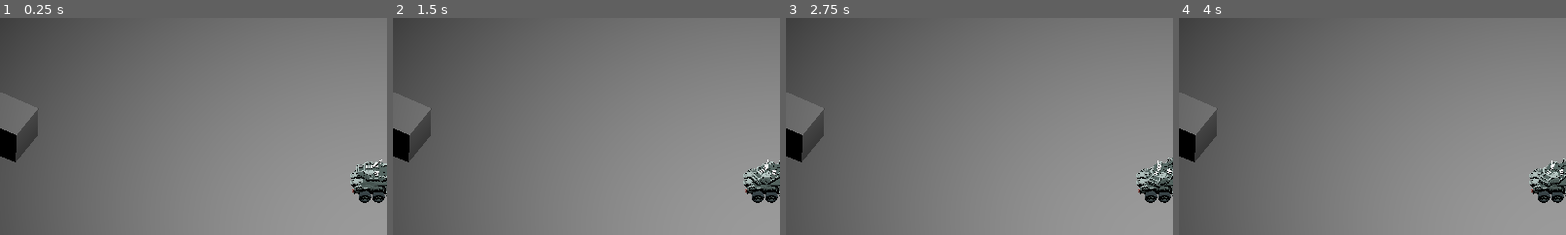
Above: before the commit, frames 1-4 (left to right).
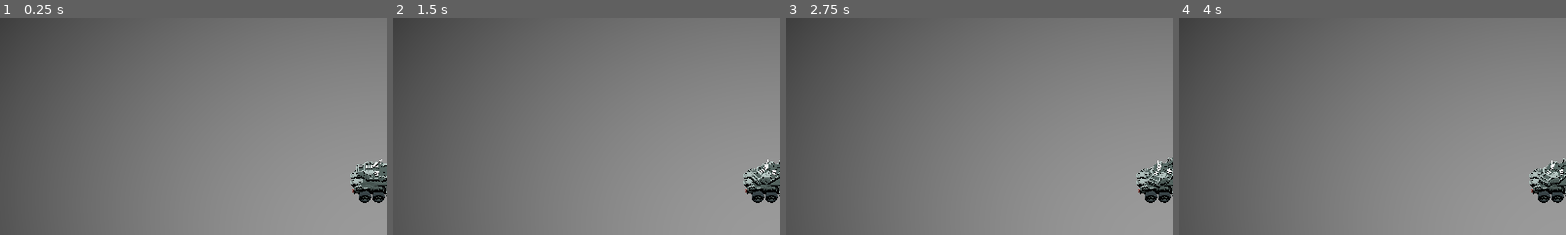
Above: after the commit, the same moments.

Repository: thelazyone/godot_topdown_shooter
Game: Godot game, scene res://world.tscn
Same seed, same stepped clock (60 frames per second), same inputs: the game is played once before the commit and once after it.
Inputs (mouse positions are % of the whole screen's width and height, from its top left):
- Up to frame 1 (0.25 s): no input
- Up to frame 2 (1.5 s): tap Enter at 0.5 s; move the mouse to (72, 45) at 0.52 s; hold D (steer_right) 0.53-1.25 s; click (72, 45) at 0.67 s; tap Space at 1.25 s; drag from (30, 55) to (45, 70) at 1.27 s
- Up to frame 3 (2.75 s): move the mouse to (60, 28) at 2.02 s; hold D (steer_right) from 2.03 s (still down); click (60, 28) at 2.17 s
- Up to frame 4 (4 s): release D (steer_right) at 2.75 s; drag from (45, 70) to (20, 35) at 2.77 s; move the mouse to (80, 65) at 3.52 s; hold A (steer_left) from 3.53 s (still down); click (80, 65) at 3.67 s
The pictures show only the part of the screen within x 0-50%, y 12-62%; the shares and areas given below are measured in that part.

The runs differ from the first frame. In frame 1, 1.2% of the frame differs, in the area x 0-10%, y 34-67%; in frame 2, 1.2%; in frame 3, 1.2%; in frame 4, 1.2%.

Commit message:
Gun component for shooting.

Diff:
--- a/controller/CameraBase.gd
+++ b/controller/CameraBase.gd
@@ -22,7 +22,7 @@
 
 
 # Called every frame. 'delta' is the elapsed time since the previous frame.
-func _process(delta):
+func _process(_delta):
 
 	var camera_obj = get_node("Camera3D")
 	var camera_speed = 2
--- a/controller/UnitsControl.gd
+++ b/controller/UnitsControl.gd
@@ -58,68 +58,69 @@
 
 func _input(event):
 
-	# Drawing area if the mouse is dragging.
-	if event is InputEventMouse:
-
-		# Before calculating the drag, checking if the mouse is down.
-		# This ensures that if the correct state flow is lost the rect is not shown.
-		if event is InputEventMouseMotion:
-			if !Input.is_mouse_button_pressed(MOUSE_BUTTON_LEFT):
-				isDragging = false
-		mousePos = event.position
-		aim_order.emit(mousePos)
-
+	## Drawing area if the mouse is dragging.
+	#if event is InputEventMouse:
+		#
+		## Before calculating the drag, checking if the mouse is down.
+		## This ensures that if the correct state flow is lost the rect is not shown.
+		#if event is InputEventMouseMotion:
+			#if !Input.is_mouse_button_pressed(MOUSE_BUTTON_LEFT):
+				#isDragging = false
+		#mousePos = event.position
+		#aim_order.emit(mousePos)
+	pass
 
 # Called every frame. 'delta' is the elapsed time since the previous frame.
 func _process(delta):
 
-	# If click, there might be a command sent.
-	if Input.is_action_just_pressed("LeftClick"):
-
-		# If no command is issued, behave with drag
-		if command == ImpendingCommand.None:
-			rectStart = mousePos
-			isDragging = true
-
-		# Otherwise, send the command to the Actors element to build the new things,
-		# Then send the command.
-		else:
-
-			# Sending a signal, which the Actors object should receive.
-			match command:
-					ImpendingCommand.BuildTank:
-						build_tank_order.emit(mousePos)
-						pass
-					ImpendingCommand.BuildWorker:
-						build_worker_order.emit(mousePos)
-						pass
-					ImpendingCommand.BuildFactory:
-						build_factory_order.emit(mousePos)
-						pass
-					ImpendingCommand.BuildPlant:
-						build_plant_order.emit(mousePos)
-						pass
-
-			# Finally setting the order back to none
-			command = ImpendingCommand.None
-
-	# If the click has been released it could be the end of a dragging!
-	if Input.is_action_just_released("LeftClick") and command == ImpendingCommand.None:
-		if isDragging:
-			var rectangle = get_node("./Rect")
-
-			# The coordinates of the rect are sent, so the game knows which area has been selected.
-			area_selected.emit(
-				Vector2(min(rectStart.x, mousePos.x), min(rectStart.y, mousePos.y)),
-				Vector2(max(rectStart.x, mousePos.x), max(rectStart.y, mousePos.y)))
-			isDragging = false
-
-	# Right Click is a movement order, and a cancelling order for impending commands.
-	if Input.is_action_just_pressed("RightClick"):
-		movement_order.emit(get_viewport().get_mouse_position())
-
-		# If a command is issued, cancelling it.
-		command = ImpendingCommand.None
+	#
+	## If click, there might be a command sent.
+	#if Input.is_action_just_pressed("LeftClick"):
+		#
+		## If no command is issued, behave with drag
+		#if command == ImpendingCommand.None:
+			#rectStart = mousePos
+			#isDragging = true
+		#
+		## Otherwise, send the command to the Actors element to build the new things,
+		## Then send the command.
+		#else:
+			#
+			## Sending a signal, which the Actors object should receive.
+			#match command:
+					#ImpendingCommand.BuildTank:
+						#build_tank_order.emit(mousePos)
+						#pass
+					#ImpendingCommand.BuildWorker:
+						#build_worker_order.emit(mousePos)
+						#pass
+					#ImpendingCommand.BuildFactory:
+						#build_factory_order.emit(mousePos)
+						#pass
+					#ImpendingCommand.BuildPlant:
+						#build_plant_order.emit(mousePos)
+						#pass
+						#
+			## Finally setting the order back to none
+			#command = ImpendingCommand.None
+	#
+	## If the click has been released it could be the end of a dragging!
+	#if Input.is_action_just_released("LeftClick") and command == ImpendingCommand.None:
+		#if isDragging:
+			#var rectangle = get_node("./Rect")
+			#
+			## The coordinates of the rect are sent, so the game knows which area has been selected.
+			#area_selected.emit(
+				#Vector2(min(rectStart.x, mousePos.x), min(rectStart.y, mousePos.y)),
+				#Vector2(max(rectStart.x, mousePos.x), max(rectStart.y, mousePos.y)))
+			#isDragging = false
+		#
+	## Right Click is a movement order, and a cancelling order for impending commands.
+	#if Input.is_action_just_pressed("RightClick"):
+		#movement_order.emit(get_viewport().get_mouse_position())
+		#
+		## If a command is issued, cancelling it.
+		#command = ImpendingCommand.None
 	pass
 
 
--- a/levels/level_assets/cube_obstacle.tscn
+++ b/levels/level_assets/cube_obstacle.tscn
@@ -6,6 +6,7 @@
 
 [node name="CubeObstacle" type="MeshInstance3D"]
 transform = Transform3D(0.866026, 0.0087262, 0.499924, 0, 0.999848, -0.0174524, -0.5, 0.0151142, 0.865894, 0, 0.5, 0)
+layers = 512
 mesh = SubResource("BoxMesh_mbfrx")
 skeleton = NodePath("../Plane")
 
--- a/levels/level_components/Actors.gd
+++ b/levels/level_components/Actors.gd
@@ -7,19 +7,19 @@
 
 # Creating a reference to the other useful parts. The @onready holds the definition until the
 # _ready function has been called and the system initialized.
-@onready var m_UnitsControlNode = get_node("../UnitsControl")
+#@onready var m_UnitsControlNode = get_node("../UnitsControl")
 @onready var m_Camera = get_node("../CameraBase")
 
 
 # Called when the node enters the scene tree for the first time.
 # TODO Note that some comands are still to be implemented.
 func _ready():
-
-	# Active actors orders
-	m_UnitsControlNode.movement_order.connect(go_to)
-	m_UnitsControlNode.area_selected.connect(select_actors)
-	m_UnitsControlNode.aim_order.connect(aim_to)
-
+	print("hello")
+	## Active actors orders
+	#m_UnitsControlNode.movement_order.connect(go_to)
+	#m_UnitsControlNode.area_selected.connect(select_actors)
+	#m_UnitsControlNode.aim_order.connect(aim_to)
+	pass
 
 # Called every frame. 'delta' is the elapsed time since the previous frame.
 func _process(_delta):
@@ -80,7 +80,6 @@
 			else:
 				child.combat_stop()
 
-
 func add_tank(coordinate): # Clearly temp:
 	var new_tank = get_node("tank").instantiate()
 	new_tank.position = Geometry.plane_to_space(m_Camera.coords_on_xz(coordinate))
--- a/levels/level_components/actors.tscn
+++ b/levels/level_components/actors.tscn
@@ -1,7 +1,6 @@
 [gd_scene load_steps=2 format=3 uid="uid://7ubpqhxlnvxl"]
 
-[ext_resource type="Script" path="res://Levels/level_components/Actors.gd" id="1_0pyii"]
+[ext_resource type="Script" path="res://levels/level_components/actors.gd" id="1_ricio"]
 
 [node name="Actors" type="Node3D"]
-script = ExtResource("1_0pyii")
-SHINE_FACTOR = 0.93
+script = ExtResource("1_ricio")
--- a/levels/level_components/environment.tscn
+++ b/levels/level_components/environment.tscn
@@ -28,12 +28,16 @@
 
 [node name="CubeObstacle" parent="." instance=ExtResource("1_g5vgk")]
 transform = Transform3D(0.866026, 0.0087262, 0.499924, 0, 0.999848, -0.0174524, -0.5, 0.0151142, 0.865894, -2.20463, 0.5, 3.39996)
+layers = 512
 
 [node name="CubeObstacle2" parent="." instance=ExtResource("1_g5vgk")]
 transform = Transform3D(0.500039, 0.0238379, 0.865676, 0.00872619, 0.999432, -0.0325617, -0.86596, 0.0238361, 0.499547, -8.69261, 0.425923, -1.51708)
+layers = 0
 
 [node name="CubeObstacle3" parent="." instance=ExtResource("1_g5vgk")]
 transform = Transform3D(0.000208706, 0.0412818, 0.999149, 0.0238379, 0.998864, -0.041275, -0.999717, 0.0238262, -0.000776172, 2.96969, 0.536892, 3.70348)
+layers = 512
 
 [node name="CubeObstacle4" parent="." instance=ExtResource("1_g5vgk")]
 transform = Transform3D(-0.499394, 0.0563786, 0.864541, 0.0412818, 0.998297, -0.0412552, -0.865392, 0.0150871, -0.50087, 4.49503, 0.240075, -5.52866)
+layers = 512
--- a/units/tank/tank.gd
+++ b/units/tank/tank.gd
@@ -8,6 +8,7 @@
 
 	# Connecting the mouse shoot component to the Turret and setting its position
 	get_node("MouseShootComponent").aim_order.connect(get_node("Turret/TurretComponent").aim_to)
+	get_node("MouseShootComponent").shoot_main_order.connect(get_node("Turret/GunComponent").shoot)
 
 
 func _physics_process(delta):
--- a/units/tank/tank.tscn
+++ b/units/tank/tank.tscn
@@ -1,11 +1,13 @@
-[gd_scene load_steps=8 format=3 uid="uid://c8av1vq43x38q"]
+[gd_scene load_steps=10 format=3 uid="uid://c8av1vq43x38q"]
 
 [ext_resource type="Script" path="res://units/tank/tank.gd" id="1_k1v7e"]
 [ext_resource type="ArrayMesh" uid="uid://c5b7f7q4irfiw" path="res://units/tank/tank_body.obj" id="3_1r87h"]
 [ext_resource type="PackedScene" uid="uid://d11vmruo6mjv1" path="res://units/units_components/turret_component.tscn" id="4_3relp"]
 [ext_resource type="ArrayMesh" uid="uid://bljkavj7wwr2s" path="res://units/tank/tank_turret.obj" id="4_25ldr"]
 [ext_resource type="PackedScene" uid="uid://dr8p160sxmysa" path="res://units/units_components/wasd_component.tscn" id="5_mrkqn"]
+[ext_resource type="PackedScene" uid="uid://b267p0cbyaby2" path="res://units/units_components/gun_component.tscn" id="5_q0ual"]
 [ext_resource type="PackedScene" uid="uid://dcpbumipk4j0n" path="res://units/units_components/mouse_shoot_component.tscn" id="6_bf8cm"]
+[ext_resource type="PackedScene" uid="uid://bqkagvogq0l1r" path="res://units/units_assets/gun_shell.tscn" id="6_q3ike"]
 
 [sub_resource type="CapsuleShape3D" id="CapsuleShape3D_vaieb"]
 
@@ -38,7 +40,9 @@
 skeleton = NodePath("")
 
 [node name="TurretComponent" parent="Turret" instance=ExtResource("4_3relp")]
-transform = Transform3D(1, 0, 0, 0, 1, 0, 0, 0, 1, 0.223838, -0.564484, 0)
+
+[node name="GunComponent" parent="Turret" instance=ExtResource("5_q0ual")]
+PROJECTILE = ExtResource("6_q3ike")
 
 [node name="WASDComponent" parent="." instance=ExtResource("5_mrkqn")]
 
--- a/units/units_assets/explosion.tscn
+++ b/units/units_assets/explosion.tscn
@@ -1,6 +1,6 @@
 [gd_scene load_steps=5 format=3 uid="uid://ci46rdweelrjq"]
 
-[ext_resource type="Script" path="res://Scenes/explosion.gd" id="1_ue3gw"]
+[ext_resource type="Script" path="res://units/units_assets/explosion.gd" id="1_ue3gw"]
 
 [sub_resource type="SphereShape3D" id="SphereShape3D_c8s0k"]
 
--- a/units/units_assets/gun_shell.gd
+++ b/units/units_assets/gun_shell.gd
@@ -1,25 +1,25 @@
 extends CharacterBody3D
 
 
-@export var speed = 30
-@export var lifetime = 1000
-@export var start_show = 50
+@export var BULLET_SPEED = 10
+@export var LIFETIME = 5000
+@export var START_SHOW = 80
 @export var EXPLOSION: Resource
 
 
-var targetDestination = Vector2(0, 0)
 var spawn_time = Time.get_ticks_msec()
 var shell_offset = Vector2(0, 0)
 var deviation = Vector3(0,0,0)
 
 
 func set_shell_offset(i_offset):
-	position = Vector3(i_offset)
+	position += Vector3(i_offset)
 
 
 func set_target(i_position, i_target, i_deviation):
-	targetDestination = i_target
-	velocity = Vector3(speed, 0, 0).rotated(Vector3(0,1, 0), -i_position.angle_to_point(targetDestination))
+
+	# Velocity direction is calculated on the target.
+	velocity = Vector3(BULLET_SPEED, 0, 0).rotated(Vector3(0,1, 0), -i_position.angle_to_point(i_target))
 
 	# A box rand deviation, while not uniform, should work just fine.
 	# The correct one would use normal distributions on the 3 dimensions, but it's more expensive
@@ -36,19 +36,21 @@
 
 func _physics_process(delta):
 	var elapsed = Time.get_ticks_msec() - spawn_time
-	visible = elapsed > start_show
+	visible = elapsed > START_SHOW
 	get_node("CollisionShape3D").disabled = !visible
 
 	# If hits something, it disappears
 	if get_slide_collision(0) != null:
 		var target = get_slide_collision(get_slide_collision_count() - 1)
+		print("collided with ", target)
 		explode()
 
 	# Bullet disappears after maximum range @TODO should explode?
-	if elapsed > lifetime:
+	if elapsed > LIFETIME:
 		explode()
 
-	if position.y < 0:
+	if global_position.y < 0:
+		print("hit the ground!, position is ", global_position)
 		explode()
 
 	velocity += deviation * delta
--- a/units/units_assets/gun_shell.tscn
+++ b/units/units_assets/gun_shell.tscn
@@ -1,7 +1,7 @@
 [gd_scene load_steps=6 format=3 uid="uid://bqkagvogq0l1r"]
 
-[ext_resource type="Script" path="res://Scenes/gun_shell.gd" id="1_4a04k"]
-[ext_resource type="PackedScene" path="res://Scenes/explosion.tscn" id="2_57ixj"]
+[ext_resource type="Script" path="res://units/units_assets/gun_shell.gd" id="1_4a04k"]
+[ext_resource type="PackedScene" uid="uid://ci46rdweelrjq" path="res://units/units_assets/explosion.tscn" id="2_57ixj"]
 
 [sub_resource type="StandardMaterial3D" id="StandardMaterial3D_kxo4i"]
 albedo_color = Color(0.580392, 0.686275, 0.690196, 1)
@@ -10,9 +10,11 @@
 material = SubResource("StandardMaterial3D_kxo4i")
 
 [sub_resource type="SphereShape3D" id="SphereShape3D_cfyob"]
+radius = 0.518125
 
 [node name="GunShell" type="CharacterBody3D"]
-collision_layer = 2
+collision_layer = 0
+collision_mask = 3
 script = ExtResource("1_4a04k")
 EXPLOSION = ExtResource("2_57ixj")
 
--- /dev/null
+++ b/units/units_components/gun_component.gd
@@ -0,0 +1,36 @@
+extends Node3D
+
+@export var PROJECTILE: Resource
+@export var HIT_DAMAGE = 20 # TODO unused for now
+@export var HIT_DEVIATION = 0.1
+@export var COOLDOWN = 500
+
+var last_shot_time = 0
+
+# Called when the node enters the scene tree for the first time.
+func _ready():
+	pass # Replace with function body.
+
+
+# Called every frame. 'delta' is the elapsed time since the previous frame.
+func _process(delta):
+	pass
+
+# Coordinates must be
+func shoot(target):
+
+	var time_now = Time.get_ticks_msec()
+	print(time_now - last_shot_time)
+	if PROJECTILE and time_now - last_shot_time > COOLDOWN:
+		var new_projectile = PROJECTILE.instantiate()
+		new_projectile.position = global_position
+		print ("setting bullet position to ", new_projectile.position)
+		new_projectile.set_target(Vector2(0,0), target, HIT_DEVIATION)
+
+		# TODO Might be useful or not, who knows.haha
+		#new_projectile.set_shell_offset(-get_node("../Turret").position)
+
+		get_node("/root/World/Actors").add_child(new_projectile)
+
+		# Updating the shoot time for the cooldown
+		last_shot_time = time_now
--- /dev/null
+++ b/units/units_components/gun_component.tscn
@@ -0,0 +1,6 @@
+[gd_scene load_steps=2 format=3 uid="uid://b267p0cbyaby2"]
+
+[ext_resource type="Script" path="res://units/units_components/gun_component.gd" id="1_fxdp7"]
+
+[node name="GunComponent" type="Node3D"]
+script = ExtResource("1_fxdp7")
--- a/units/units_components/mouse_shoot_component.gd
+++ b/units/units_components/mouse_shoot_component.gd
@@ -11,19 +11,20 @@
 
 # Signals
 signal aim_order(location)
+signal shoot_main_order(location)
 
 # Called when the node enters the scene tree for the first time.
 func _ready():
-	pass # Replace with function body.
+	pass
 
 # Called every frame. 'delta' is the elapsed time since the previous frame.
 func _process(delta):
 	pass
 
+
 func _input(event):
 	# Drawing area if the mouse is dragging.
 	if event is InputEventMouse:
-
 		# Polling this, might be very inefficient.
 		mousePos = get_node("/root/World/CameraBase").coords_on_xz(event.position)
 
@@ -31,3 +32,10 @@
 		# the ABSOLUTE position instead of the relative one
 		# print("debug ", get_parent(), " ", get_parent().position) # TODO TBR DEBUG
 		aim_order.emit(mousePos - Geometry.space_to_plane(get_parent().position))
+			# If click, there might be a command sent.
+	if event is InputEventMouseButton and event.button_index == 1:
+
+		# First asking the turret if it's in position:
+		if get_node("../Turret/TurretComponent").is_ready():
+			mousePos = get_node("/root/World/CameraBase").coords_on_xz(event.position)
+			shoot_main_order.emit(mousePos - Geometry.space_to_plane(get_parent().position))
--- a/units/units_components/turret_component.gd
+++ b/units/units_components/turret_component.gd
@@ -19,6 +19,11 @@
 func aim_to(coordinate_2d):
 	target_position_2d = coordinate_2d
 
+# Checking if the turret can shoot
+func is_ready():
+	return ready_to_shoot
+
+
 # Called when the node enters the scene tree for the first time.
 func _ready():
 	# The turret position is provided by the parent node (which contains the mesh as well)
@@ -37,7 +42,7 @@
 		turret_direction += clamp(target_direction, -TURRET_ROT_SPEED * delta, TURRET_ROT_SPEED * delta)
 		target_direction = Geometry.wrap_angle(target_direction)
 		turret_direction = Geometry.wrap_angle(turret_direction)
-		ready_to_shoot = abs(Geometry.diff_angles(target_direction, turret_direction)) < MAX_SHOOT_ANGLE
+		ready_to_shoot = abs(target_direction) < MAX_SHOOT_ANGLE
 
 	_update_transforms()
 
--- a/world.gd
+++ b/world.gd
@@ -24,6 +24,7 @@
 
 func _input(event):
 
+
 	# Quit on "Esc"
 	if event.is_action_pressed("ui_cancel"):
 		get_tree().quit()
--- a/world.tscn
+++ b/world.tscn
@@ -1,10 +1,14 @@
-[gd_scene load_steps=3 format=3 uid="uid://bl2kxwojbmqcv"]
+[gd_scene load_steps=4 format=3 uid="uid://bl2kxwojbmqcv"]
 
 [ext_resource type="Script" path="res://world.gd" id="1_88v0v"]
 [ext_resource type="PackedScene" uid="uid://50ws8mipweoo" path="res://controller/camera_base.tscn" id="2_a3pic"]
+[ext_resource type="PackedScene" uid="uid://7ubpqhxlnvxl" path="res://levels/level_components/actors.tscn" id="3_g02d5"]
 
 [node name="World" type="Node3D"]
 script = ExtResource("1_88v0v")
 
 [node name="CameraBase" parent="." instance=ExtResource("2_a3pic")]
 unique_name_in_owner = true
+
+[node name="Actors" parent="." instance=ExtResource("3_g02d5")]
+unique_name_in_owner = true
